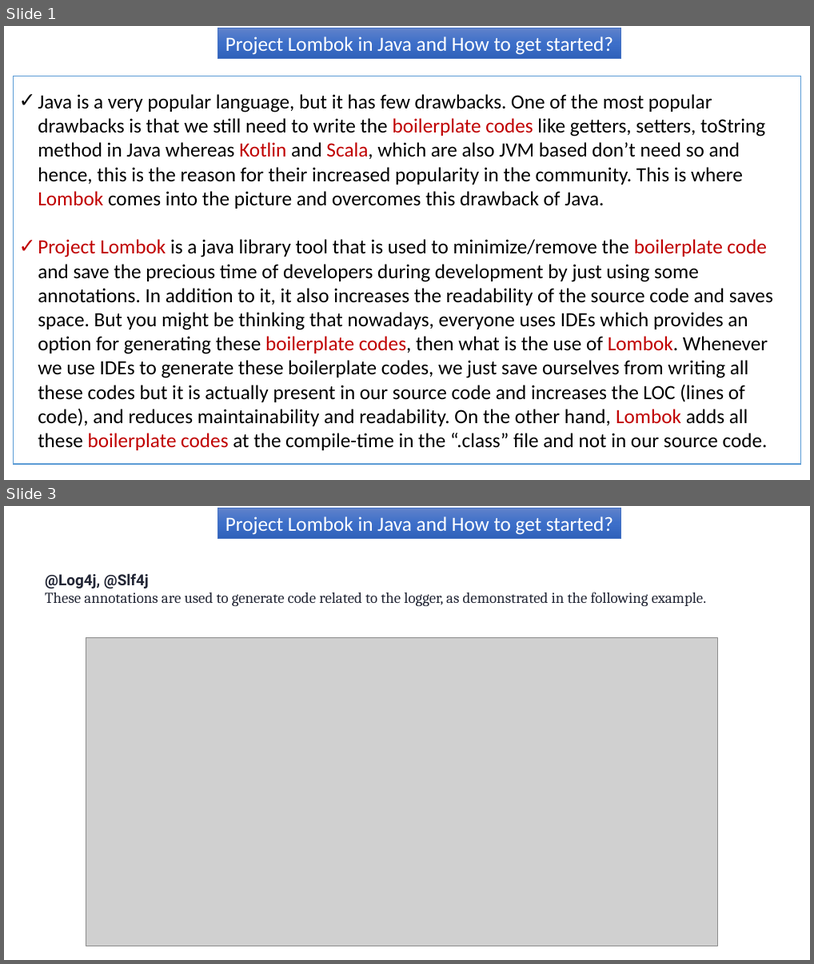
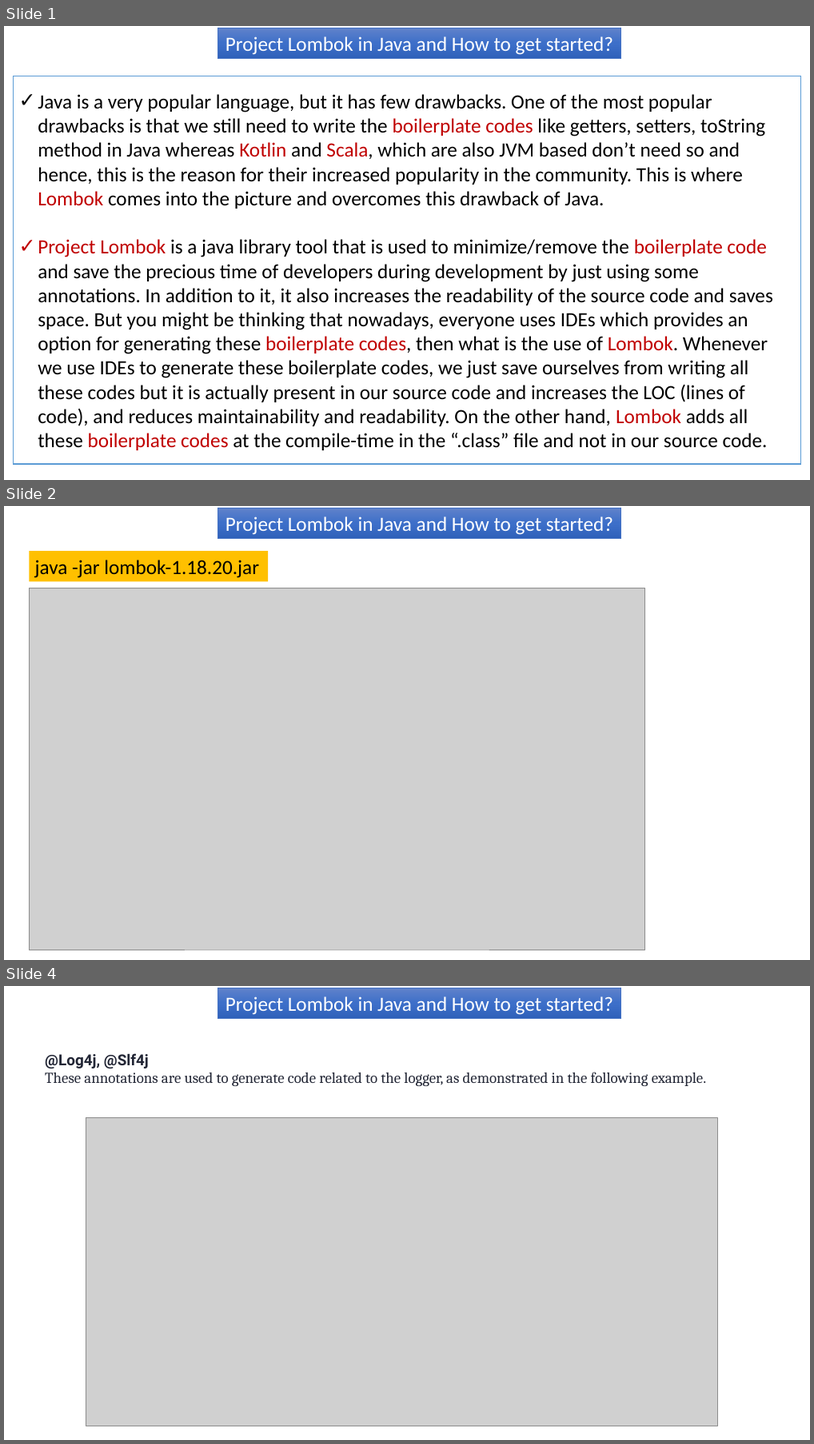
Before and after one commit to ramram43210/Java_2021, a slide deck: Java_2021/Project_Lombok_how_to-use/Project Lombok in Java and How to get started.pptx. Shown one above the other, each under a label of ours: slides 1 and 3 before the commit, slides 1, 2 and 4 after it; the slides between them are not shown. The pictures are 814x964 and 814x1444 pixels, drawn with LibreOffice and Linux fonts; fonts in the diff are those of the drawing; grey boxes stand for pictures. Boxes give left, top, right and bottom in pixels: in the first picture for what was removed or moved away, otherwise in the second. Text is boxed around its words. In the diff, an @@ line names an element or a change of style, - is before the commit and + after.

```diff
--- a/Java_2021/Project_Lombok_how_to-use/Project Lombok in Java and How to get started.pptx
+++ b/Java_2021/Project_Lombok_how_to-use/Project Lombok in Java and How to get started.pptx
@@ slide 2 added at (4, 506, 810, 960), background #FFFFFF @@
@@ rectangle added at (218, 508, 622, 538), fill gradient #6183CB to #3E70CA to #3062BB, outline #4472C4 0.5 pt, 24 pt, text #FFFFFF @@
+Project Lombok in Java and How to get started?
@@ rectangle added at (29, 551, 268, 581), fill #FFC000, 24 pt, text #000000 @@
+java -jar lombok-1.18.20.jar
@@ picture added at (29, 588, 646, 949) @@
@@ what was slide 3 is now slide 4 @@
```
Also in this commit, not shown: 1 slide changed, 1 other slide added, 1 slide removed.
